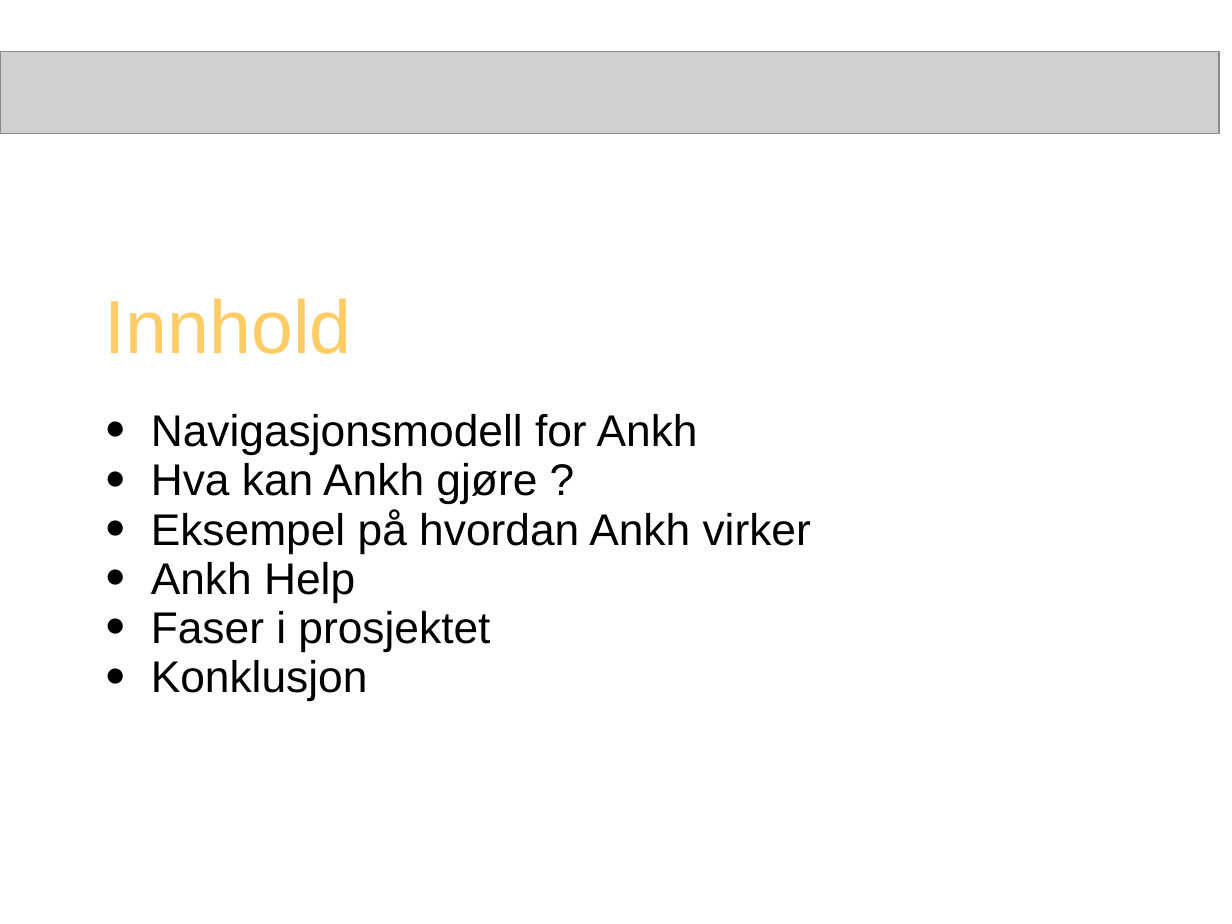
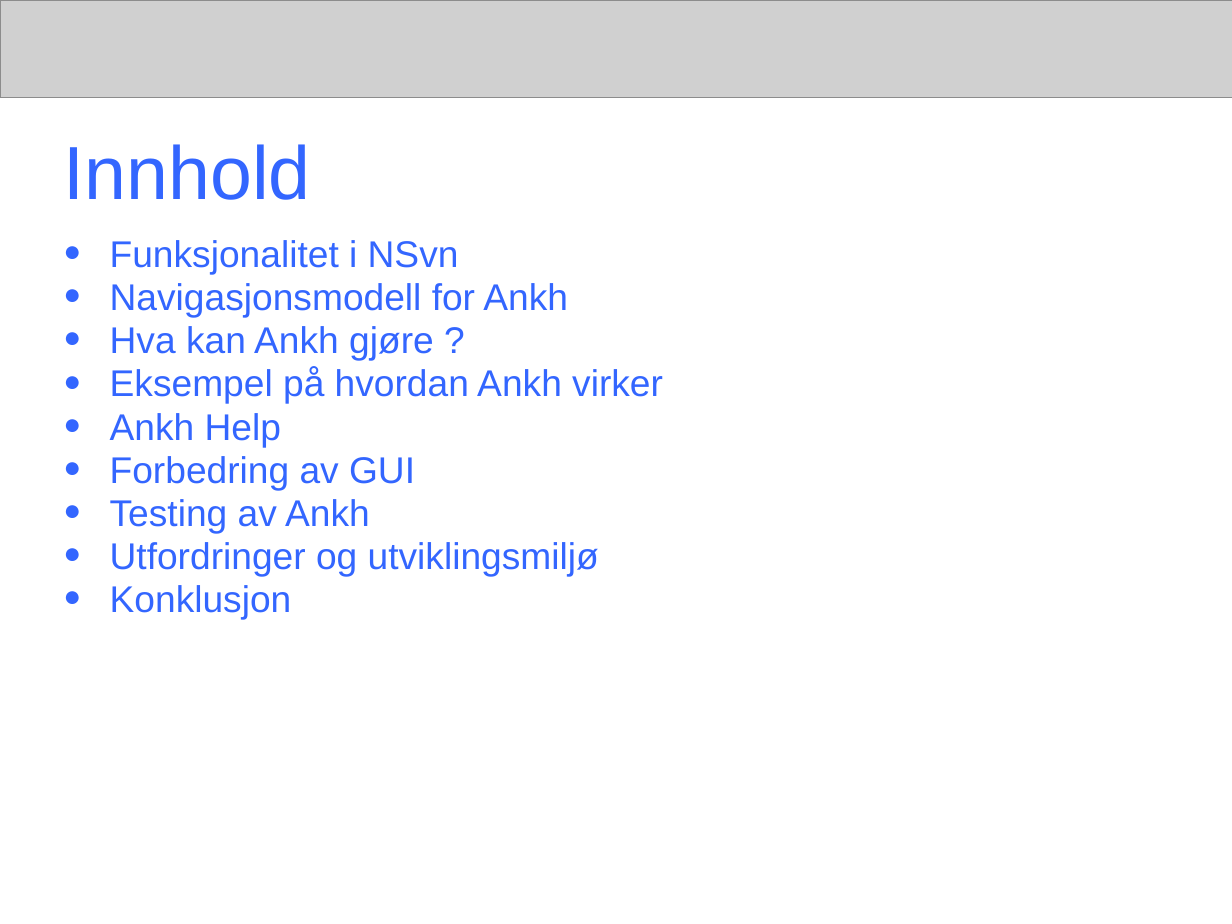
Before and after one commit to PhilJollans/AnkhSVN2019, a slide deck: slide 8 of doc/powerpoint/Subversion_addin_for_VS.NET.ppt (slide 10 before the commit). Drawn at 1232x924 pixels with LibreOffice and Linux fonts; fonts in the diff are those of the drawing; grey boxes stand for pictures. Boxes give left, top, right and bottom in pixels: in the first picture for what was removed or moved away, otherwise in the second. Text is boxed around its words. In the diff, an @@ line names an element or a change of style, - is before the commit and + after.

Commit message:
The presentation contain:
* Title of final project, name of authors
* Background
- Revision control: wc, revision, repository to be explained
- Subversion
- CollabNet
- VS.NET
- Aim of the final project

*Content
- Functionality of NSvn
- Navigation model of Ankh
- What can Ankh do?
- Example of how Ankh works: Manual demo performed at school PC
- Ankh Help: Manual demo performed at school PC
- Improvements of GUI
- Testing of Ankh
- Challenges and development environment
- Conclusion

White background, "ankh header" without letters or symbol

```diff
--- a/doc/powerpoint/Subversion_addin_for_VS.NET.ppt
+++ b/doc/powerpoint/Subversion_addin_for_VS.NET.ppt
@@ picture: place and size @@
-picture at box(0, 52, 1220, 134)
+picture at box(0, 0, 1232, 97)
@@ title "Innhold": place and size @@
-title "Innhold" at box(105, 298, 352, 354)
+title "Innhold" at box(64, 144, 311, 200)
@@ title "Innhold" at box(64, 144, 311, 200): text colour #FFCC66 to #3366FF @@
@@ text "Funksjonalitet i NSvn": place and size @@
-text "Funksjonalitet i NSvn" at box(151, 414, 811, 701)
+text "Funksjonalitet i NSvn" at box(110, 240, 663, 619)
@@ text at box(110, 240, 459, 274): paragraph added @@
+● Funksjonalitet i NSvn
@@ text at box(110, 283, 663, 619): size 25.9 to 21.7 pt, text colour #000000 to #3366FF in "Navigasjonsmodell for Ankh", "Hva kan Ankh gjøre ?", "Eksempel på hvordan Ankh virker", "Ankh Help" and 1 more places; bullet colour #000000 to #3366FF @@
@@ text at box(110, 456, 599, 576): text changed; size 25.9 to 21.7 pt; text colour #000000 to #3366FF @@
-● Faser i prosjektet
+● Forbedring av GUI
+● Testing av Ankh
+● Utfordringer og utviklingsmiljø
```
Also in this commit, not shown: 12 other slides changed, 9 slides added, 7 slides removed.
